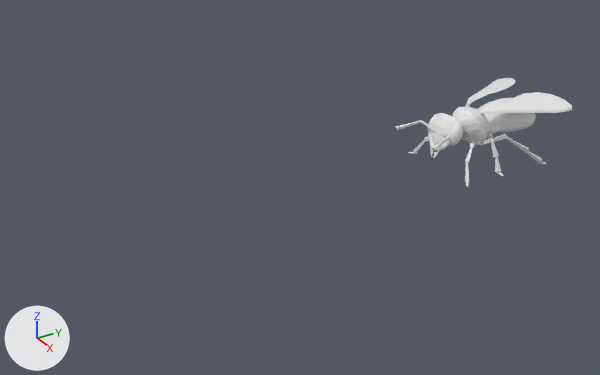
Two versions of the Blender file Blender/Project Nim Blender.blend, one commit apart.
Before and after are seen from a 50 mm camera at (7.44, -7.32, 4.67) aimed at (-0.12, -2.78, 0.23). Lighting does not change. The marker at lower left points along +X, +Y and +Z.

Script lines for the objects in view, before the commit:
```python
me_plane_003 = bpy.data.meshes.new('Plane.003')
me_plane_003.from_pydata(...)  # 662 vertices, 797 faces; spans x -1.21..0.85, y -0.03..0.89, z 0.0..0.66
ob_plane_001 = bpy.data.objects.new('Plane.001', me_plane_003)
ob_plane_001.location = (0.0, 0.0, 0.0)
ob_plane_001.rotation_euler = (1.571, 0.0, 1.571)  # degrees (90, 0, 90)
_m = ob_plane_001.modifiers.new('Mirror', 'MIRROR')
_m.use_axis = (False, False, True)
_m.use_clip = True
```
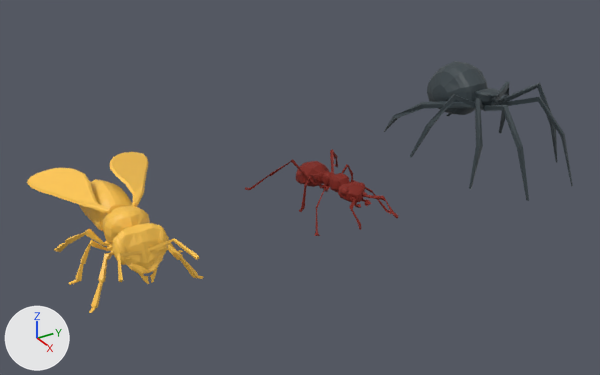
What changed in the scene script:
```text
Add mat_material_002:
    mat_material_002 = principled_material('Material.002')
    mat_material_002.texture = img_palette1_png
    mat_material_002.roughness = 0.768
Change me_plane_003:
    where me_plane_003.from_pydata(...)  # 662 vertices, 797 faces; spans x -1.21..0.85, y -0.03..0.89, z 0.0..0.66
    used by ob_plane_001; location = (0.0, 0.0, 0.0); rotation_euler = (1.571, 0.0, 1.571), in degrees (90, 0, 90)
    me_plane_003 part 1: texture (UV) coordinates of 797 of 797 faces, centred in x -1.2..0.85, y -0.03..0.88, z 0.01..0.65, changed; they spanned u 0.0..1.0, v 0.0..1.0 and now span u 0.05..0.05, v 0.55..0.55
    add me_plane_003.materials.append(mat_material)  # picture img_palette1_png
Add me_plane_002:
    me_plane_002.from_pydata(...)  # 494 vertices, 502 faces; spans x -0.52..1.37, y -0.21..0.3, z 0.0..0.69
    me_plane_002.materials.append(mat_material_002)  # picture img_palette1_png
Add me_plane:
    me_plane.from_pydata(...)  # 440 vertices, 490 faces; spans x -1.45..1.22, y -0.81..0.0, z -0.12..1.04
    me_plane.materials.append(mat_material)  # picture img_palette1_png
Change ob_plane_001:
    ob_plane_001.location: (0.0, 0.0, 0.0) -> (0.0, -5.075, 0.0)
    ob_plane_001.rotation_euler: (1.571, 0.0, 1.571) -> (1.571, 0.0, 3.142)  # degrees (90, 0, 90) -> degrees (90, 0, 180)
Add ob_ant:
    ob_ant = bpy.data.objects.new('Ant', me_plane_002)
    ob_ant.location = (-0.312, -2.485, 0.211)
    ob_ant.rotation_euler = (1.571, 0.0, 0.0)  # degrees (90, 0, 0)
    _m = ob_ant.modifiers.new('Mirror', 'MIRROR')
    _m.use_axis = (False, False, True)
    _m.use_clip = True
Add ob_body:
    ob_body = bpy.data.objects.new('Body', me_plane)
    ob_body.location = (0.0, 0.0, 0.12)
    _m = ob_body.modifiers.new('Mirror', 'MIRROR')
    _m.use_axis = (False, True, False)
    _m.use_clip = True
```

Changed parts and their boxes (x1, y1, x2, y2) in the pictures (600 x 375 px):
'Plane.001', recoloured, surface changed, moved, turned
    before: (396, 78, 572, 187)
    after: (27, 152, 204, 313)
'Body', added
    after: (384, 61, 573, 201)
'Ant', added (red)
    after: (245, 150, 398, 236)
